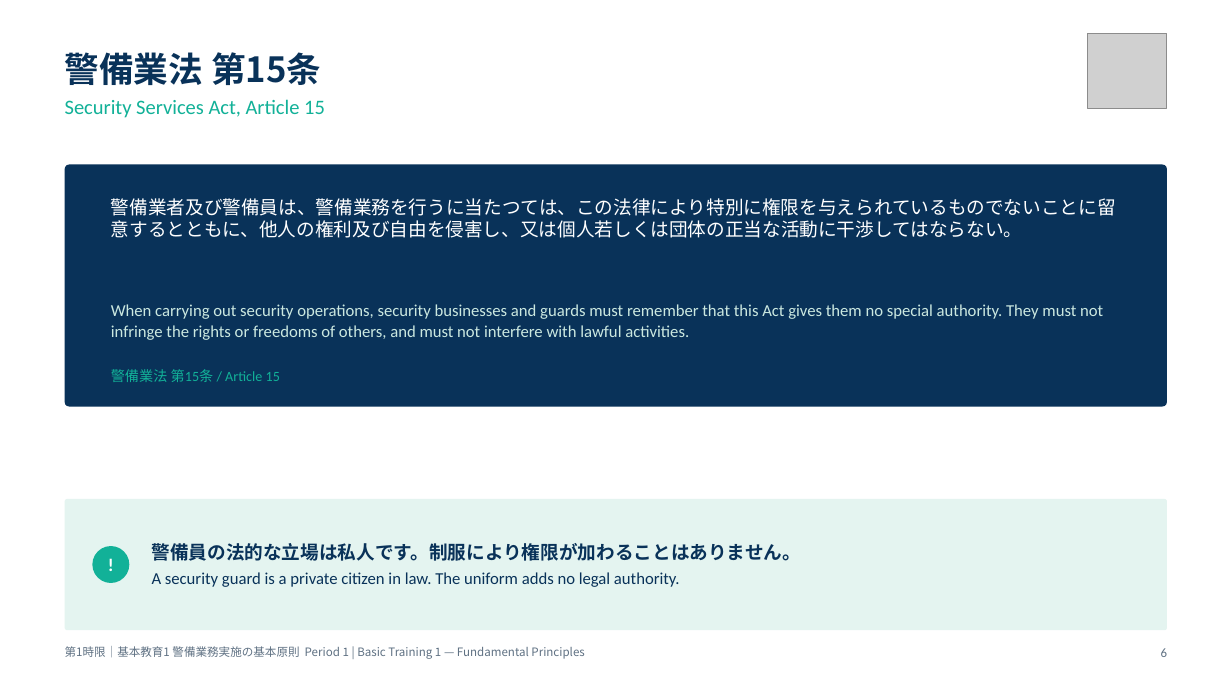
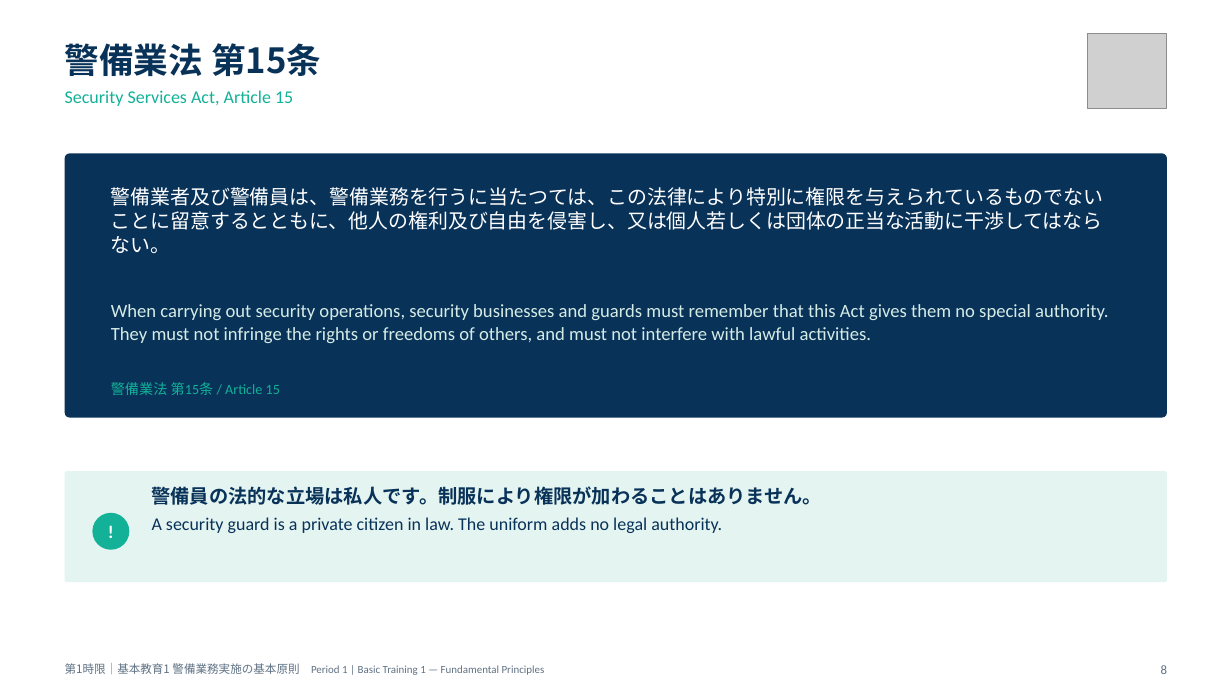
Before and after one commit to hrsmhiroshi-cpu/Training-, a slide deck: slide 8 of 新任講習/out/01_1限_警備業務実施の基本原則.pptx (slide 6 before the commit). Drawn at 1232x693 pixels with LibreOffice and Linux fonts; fonts in the diff are those of the drawing; grey boxes stand for pictures. Boxes give left, top, right and bottom in pixels: in the first picture for what was removed or moved away, otherwise in the second. Text is boxed around its words. In the diff, an @@ line names an element or a change of style, - is before the commit and + after.

```diff
--- a/新任講習/out/01_1限_警備業務実施の基本原則.pptx
+++ b/新任講習/out/01_1限_警備業務実施の基本原則.pptx
@@ text "警備業法 第15条": place and size @@
-text "警備業法 第15条" at [65,52,325,118]
+text "警備業法 第15条" at [65,43,321,106]
@@ text at [65,90,293,106]: size 16 to 14 pt in "Security Services Act, Article 15"; more space between paragraphs @@
@@ rounded rectangle: place and size @@
-rounded rectangle at [65,165,1167,407]
+rounded rectangle at [65,153,1167,418]
@@ text "警備業者及び警備員は、警備業務を行うに当たつては、この法律により特別に権限を与えられているものでないことに留意するととも ...": place and size @@
-text "警備業者及び警備員は、警備業務を行うに当たつては、この法律により特別に権限を与えられているものでないことに留意するととも ..." at [111,198,1116,238]
+text "警備業者及び警備員は、警備業務を行うに当たつては、この法律により特別に権限を与えられているものでないことに留意するととも ..." at [111,187,1104,253]
@@ text "警備業者及び警備員は、警備業務を行うに当たつては、この法律により特別に権限を与えられているものでないことに留意するととも ..." at [111,187,1104,253]: size 14.5 to 15.5 pt @@
@@ text "When carrying out security operations, ..." at [111,304,1108,343]: size 13 to 14.5 pt, text colour #CBE8E0 to #D5ECE6 @@
@@ text "警備業法 第15条 / Article 15": place and size @@
-text "警備業法 第15条 / Article 15" at [111,369,280,382]
+text "警備業法 第15条 / Article 15" at [111,382,280,395]
@@ rounded rectangle: place and size @@
-rounded rectangle at [65,499,1167,630]
+rounded rectangle at [65,471,1167,582]
@@ text "警備員の法的な立場は私人です。制服により権限が加わることはありません。": place and size @@
-text "警備員の法的な立場は私人です。制服により権限が加わることはありません。" at [152,543,801,587]
+text "警備員の法的な立場は私人です。制服により権限が加わることはありません。" at [152,486,823,533]
@@ text "警備員の法的な立場は私人です。制服により権限が加わることはありません。" at [152,486,823,533]: size 14.5 to 15 pt in "警備員の法的な立場は私人です。制服により権限が加わることはありません。"; size 13 to 14 pt in "A security guard is a private citizen ..."; vertical alignment middle to top @@
@@ ellipse "!": place and size @@
-ellipse "!" at [92,546,129,583]
+ellipse "!" at [92,513,129,550]
@@ text "第1時限｜基本教育1 警備業務実施の基本原則 Period 1 | ...": place and size @@
-text "第1時限｜基本教育1 警備業務実施の基本原則 Period 1 | ..." at [65,646,584,659]
+text "第1時限｜基本教育1 警備業務実施の基本原則 Period 1 | ..." at [65,663,545,675]
@@ text "第1時限｜基本教育1 警備業務実施の基本原則 Period 1 | ..." at [65,663,545,675]: size 9 to 8.5 pt, font Noto Sans CJK JP to Calibri in "Period 1 | Basic Training 1 — ..." @@
@@ text at [1161,665,1167,674]: text changed @@
-6
+8
```
Also in this commit, not shown: 17 other slides changed, 7 slides added, 2 other files.
